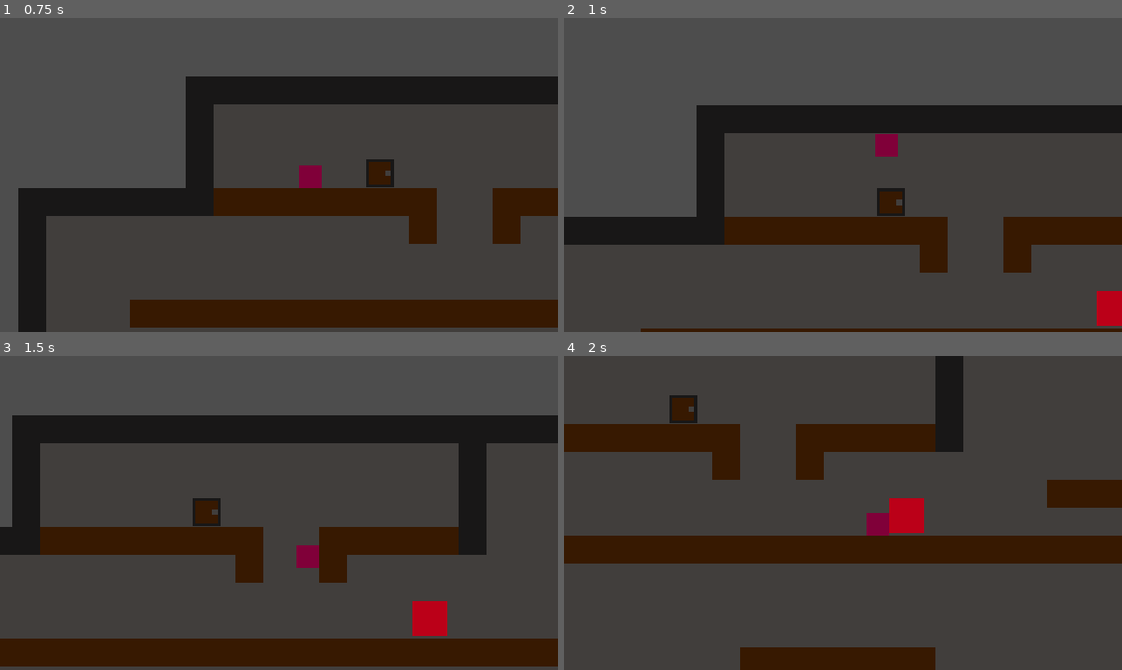
Above: before the commit, frames 1-4 (two rows, left to right).
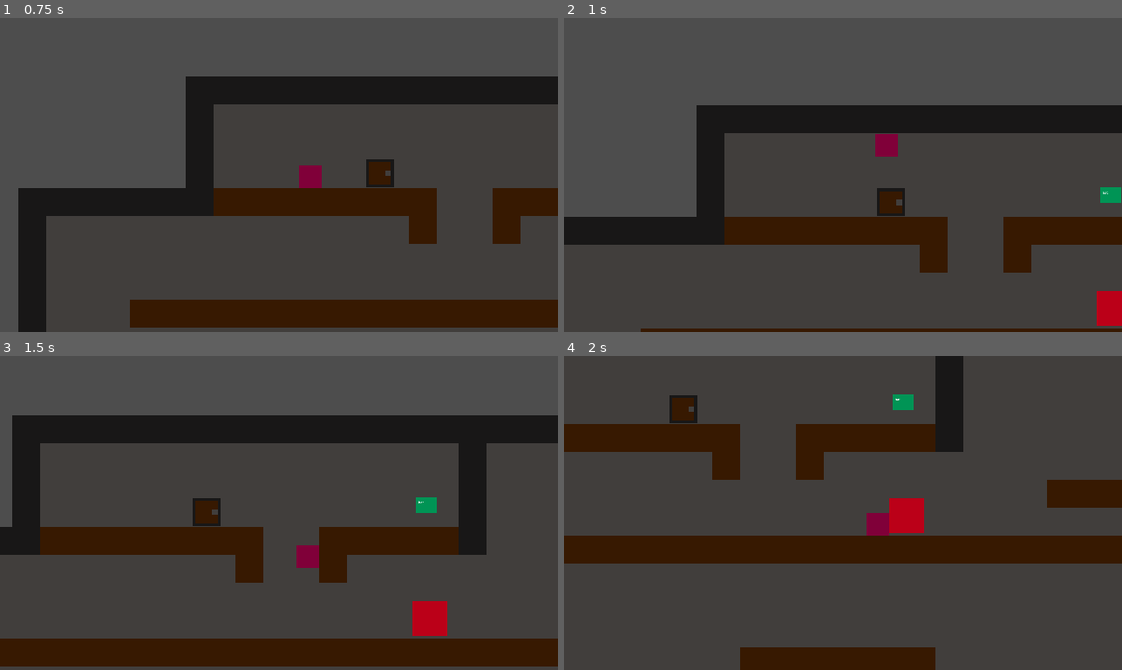
Above: after the commit, the same moments.

Repository: violetstone17/mr.-crowley
Game: Godot game, scene res://scenes/dungeon_layer.tscn
Same seed, same stepped clock (60 frames per second), same inputs: the game is played once before the commit and once after it.
Inputs (mouse positions are in pixels of both pictures, inside the frame that each line leads up to):
- Up to frame 1 (0.75 s): move the mouse to (401, 159) at 0.52 s; hold D (moveRight) from 0.53 s (still down); click (401, 159) at 0.6 s
- Up to frame 2 (1 s): keep holding D (moveRight); tap Space (jump) at 0.77 s
- Up to frame 3 (1.5 s): keep holding D (moveRight); move the mouse to (167, 528) at 1.27 s; click (167, 528) at 1.35 s
- Up to frame 4 (2 s): keep holding D (moveRight); tap Space (jump) at 1.52 s

Frame 1 is identical in both runs. In frame 2, 0.2% of the frame differs, in the area x 96-100%, y 53-59%; in frame 3, 0.2%; in frame 4, 0.2%.

Commit message:
enemy now attacks and player takes damage!

Diff:
--- a/mr.-crawly/project.godot
+++ b/mr.-crawly/project.godot
@@ -23,7 +23,6 @@
 
 window/size/viewport_width=640
 window/size/viewport_height=360
-window/size/mode=2
 window/size/initial_position=Vector2i(200, 200)
 window/stretch/mode="viewport"
 window/stretch/aspect="expand"
@@ -64,9 +63,12 @@
 [layer_names]
 
 2d_physics/layer_1="World"
-2d_physics/layer_2="Player"
-2d_physics/layer_3="Enemies"
-2d_physics/layer_4="Doors n shit"
+2d_physics/layer_2="Enemy Hurtbox"
+2d_physics/layer_3="Player Hitbox"
+2d_physics/layer_4="Player Hurtbox"
+2d_physics/layer_5="Enemy Hitbox"
+2d_physics/layer_6="Player Body"
+2d_physics/layer_7="Enemy Body"
 
 [physics]
 
--- a/mr.-crawly/scenes/door.tscn
+++ b/mr.-crawly/scenes/door.tscn
@@ -18,14 +18,14 @@
 
 [node name="StaticBody2D" type="StaticBody2D" parent="." unique_id=1344824776]
 visible = false
-collision_layer = 8
-collision_mask = 2
+collision_mask = 32
 
 [node name="CollisionShape2D" type="CollisionShape2D" parent="StaticBody2D" unique_id=1097943523]
 position = Vector2(160, 160)
 shape = SubResource("RectangleShape2D_w600r")
 
 [node name="Area2D" type="Area2D" parent="." unique_id=1610544103]
+collision_mask = 32
 
 [node name="CollisionShape2D" type="CollisionShape2D" parent="Area2D" unique_id=2142554718]
 position = Vector2(160.5, 160)
--- a/mr.-crawly/scenes/dungeon_layer.tscn
+++ b/mr.-crawly/scenes/dungeon_layer.tscn
@@ -40,5 +40,7 @@
 [node name="bat" parent="." unique_id=22917944 instance=ExtResource("5_5kepm")]
 position = Vector2(714, 399)
 scale = Vector2(4, 4)
-collision_layer = 4
-collision_mask = 3
+
+[node name="bat2" parent="." unique_id=458026080 instance=ExtResource("5_5kepm")]
+position = Vector2(443, 71)
+scale = Vector2(3, 3)
--- a/mr.-crawly/scenes/enemyScenes/bat.tscn
+++ b/mr.-crawly/scenes/enemyScenes/bat.tscn
@@ -1,6 +1,7 @@
 [gd_scene format=3 uid="uid://hysvku473crl"]
 
-[ext_resource type="Script" uid="uid://cj21qnxfj2jvk" path="res://scripts/enemyScripts/bat.gd" id="1_vfwf1"]
+[ext_resource type="Script" uid="uid://cj21qnxfj2jvk" path="res://scripts/enemyScripts/enemies/bat.gd" id="1_vfwf1"]
+[ext_resource type="Script" uid="uid://b6m7nf6ypdbdo" path="res://scripts/enemyScripts/enemyHitbox.gd" id="2_ahuk6"]
 
 [sub_resource type="RectangleShape2D" id="RectangleShape2D_qea5b"]
 size = Vector2(8, 6)
@@ -8,13 +9,21 @@
 [sub_resource type="CircleShape2D" id="CircleShape2D_w600r"]
 radius = 40.012497
 
-[node name="bat" type="CharacterBody2D" unique_id=22917944 node_paths=PackedStringArray("detectionRange")]
-collision_layer = 2
+[sub_resource type="RectangleShape2D" id="RectangleShape2D_p01cl"]
+size = Vector2(10, 8)
+
+[sub_resource type="RectangleShape2D" id="RectangleShape2D_w600r"]
+size = Vector2(10, 8.444445)
+
+[sub_resource type="CircleShape2D" id="CircleShape2D_p01cl"]
+radius = 7.0
+
+[node name="bat" type="CharacterBody2D" unique_id=22917944]
+collision_layer = 64
 motion_mode = 1
 script = ExtResource("1_vfwf1")
 maxHealth = 20
 enemyStrength = 5
-detectionRange = NodePath("detectionRange")
 
 [node name="CollisionShape2D" type="CollisionShape2D" parent="." unique_id=438216556]
 shape = SubResource("RectangleShape2D_qea5b")
@@ -46,9 +55,34 @@
 text = "bat"
 metadata/_edit_use_anchors_ = true
 
-[node name="detectionRange" type="Area2D" parent="." unique_id=894667194]
-collision_layer = 4
-collision_mask = 3
+[node name="detectionBox" type="Area2D" parent="." unique_id=894667194]
+collision_layer = 0
+collision_mask = 32
 
-[node name="CollisionShape2D" type="CollisionShape2D" parent="detectionRange" unique_id=558312022]
+[node name="CollisionShape2D" type="CollisionShape2D" parent="detectionBox" unique_id=558312022]
 shape = SubResource("CircleShape2D_w600r")
+
+[node name="hurtbox" type="Area2D" parent="." unique_id=654390672]
+collision_layer = 2
+collision_mask = 4
+
+[node name="CollisionShape2D" type="CollisionShape2D" parent="hurtbox" unique_id=647071955]
+shape = SubResource("RectangleShape2D_p01cl")
+debug_color = Color(0.53204435, 0.41242328, 1, 0.41960785)
+
+[node name="hitbox" type="Area2D" parent="." unique_id=1408489893]
+collision_layer = 16
+collision_mask = 8
+script = ExtResource("2_ahuk6")
+
+[node name="CollisionShape2D" type="CollisionShape2D" parent="hitbox" unique_id=1511659586]
+scale = Vector2(0.9, 0.8)
+shape = SubResource("RectangleShape2D_w600r")
+debug_color = Color(0.9158945, 0.20999351, 0.5051533, 0.41960785)
+
+[node name="attackRange" type="Area2D" parent="." unique_id=875451667]
+collision_layer = 0
+collision_mask = 40
+
+[node name="CollisionShape2D" type="CollisionShape2D" parent="attackRange" unique_id=1522064390]
+shape = SubResource("CircleShape2D_p01cl")
--- a/mr.-crawly/scenes/enemyScenes/dummy_enemy.tscn
+++ b/mr.-crawly/scenes/enemyScenes/dummy_enemy.tscn
@@ -1,6 +1,6 @@
 [gd_scene format=3 uid="uid://b0aojr1olpe3u"]
 
-[ext_resource type="Script" uid="uid://dia1fb08qrs3r" path="res://scripts/enemyScripts/dummy_enemy.gd" id="1_qea5b"]
+[ext_resource type="Script" uid="uid://dia1fb08qrs3r" path="res://scripts/enemyScripts/enemies/dummy_enemy.gd" id="1_qea5b"]
 
 [sub_resource type="RectangleShape2D" id="RectangleShape2D_p01cl"]
 size = Vector2(40, 40)
--- /dev/null
+++ b/mr.-crawly/scenes/enemyScenes/enemyBase.tscn
@@ -0,0 +1,51 @@
+[gd_scene format=3 uid="uid://bfmcf4fvqwjfh"]
+
+[ext_resource type="Script" uid="uid://b1vrn0c40lin0" path="res://scripts/enemyScripts/enemyBase.gd" id="1_x26w2"]
+
+[sub_resource type="RectangleShape2D" id="RectangleShape2D_x26w2"]
+size = Vector2(26, 26)
+
+[sub_resource type="RectangleShape2D" id="RectangleShape2D_v2w87"]
+
+[sub_resource type="RectangleShape2D" id="RectangleShape2D_65c10"]
+
+[sub_resource type="CircleShape2D" id="CircleShape2D_2f2yh"]
+radius = 32.01562
+
+[sub_resource type="CircleShape2D" id="CircleShape2D_w600r"]
+radius = 19.0
+
+[node name="enemyBase" type="CharacterBody2D" unique_id=2016341882]
+collision_layer = 64
+script = ExtResource("1_x26w2")
+
+[node name="CollisionShape2D" type="CollisionShape2D" parent="." unique_id=39825983]
+shape = SubResource("RectangleShape2D_x26w2")
+
+[node name="hitbox" type="Area2D" parent="." unique_id=1066195651]
+collision_layer = 16
+collision_mask = 8
+
+[node name="CollisionShape2D" type="CollisionShape2D" parent="hitbox" unique_id=291556913]
+shape = SubResource("RectangleShape2D_v2w87")
+
+[node name="hurtbox" type="Area2D" parent="." unique_id=1024307368]
+collision_layer = 2
+collision_mask = 0
+
+[node name="CollisionShape2D" type="CollisionShape2D" parent="hurtbox" unique_id=1388397616]
+shape = SubResource("RectangleShape2D_65c10")
+
+[node name="detectionBox" type="Area2D" parent="." unique_id=981526474]
+collision_layer = 0
+collision_mask = 32
+
+[node name="CollisionShape2D" type="CollisionShape2D" parent="detectionBox" unique_id=1474507344]
+shape = SubResource("CircleShape2D_2f2yh")
+
+[node name="attackRange" type="Area2D" parent="." unique_id=1597080338]
+collision_layer = 0
+collision_mask = 32
+
+[node name="CollisionShape2D" type="CollisionShape2D" parent="attackRange" unique_id=644022980]
+shape = SubResource("CircleShape2D_w600r")
--- a/mr.-crawly/scenes/player.tscn
+++ b/mr.-crawly/scenes/player.tscn
@@ -1,6 +1,6 @@
 [gd_scene format=3 uid="uid://cf82iijems8mo"]
 
-[ext_resource type="Script" uid="uid://ibsragkvrd53" path="res://scripts/player.gd" id="1_3vyb7"]
+[ext_resource type="Script" uid="uid://ibsragkvrd53" path="res://scripts/playerScripts/player.gd" id="1_3vyb7"]
 [ext_resource type="Script" uid="uid://c7bdfhjm3omk0" path="res://scripts/playerHitbox.gd" id="2_g2els"]
 
 [sub_resource type="RectangleShape2D" id="RectangleShape2D_w600r"]
@@ -9,10 +9,13 @@
 [sub_resource type="RectangleShape2D" id="RectangleShape2D_p01cl"]
 size = Vector2(78, 74)
 
+[sub_resource type="RectangleShape2D" id="RectangleShape2D_ya78q"]
+size = Vector2(40, 40)
+
 [node name="player" type="CharacterBody2D" unique_id=902986622]
-collision_layer = 2
-collision_mask = 13
+collision_layer = 32
 script = ExtResource("1_3vyb7")
+health = 10
 
 [node name="CollisionShape2D" type="CollisionShape2D" parent="." unique_id=250806966]
 position = Vector2(20, 20)
@@ -28,10 +31,19 @@
 position_smoothing_enabled = true
 
 [node name="hitbox" type="Area2D" parent="." unique_id=442933771]
-collision_layer = 2
+collision_layer = 4
 collision_mask = 2
 script = ExtResource("2_g2els")
 
 [node name="CollisionShape2D" type="CollisionShape2D" parent="hitbox" unique_id=887325072]
 position = Vector2(20, 20)
 shape = SubResource("RectangleShape2D_p01cl")
+
+[node name="hurtbox" type="Area2D" parent="." unique_id=134394941]
+collision_layer = 8
+collision_mask = 16
+
+[node name="CollisionShape2D" type="CollisionShape2D" parent="hurtbox" unique_id=770005750]
+position = Vector2(20, 20)
+scale = Vector2(1.1, 1.1)
+shape = SubResource("RectangleShape2D_ya78q")
--- a/mr.-crawly/scripts/enemyScripts/bat.gd
+++ /dev/null
@@ -1,26 +0,0 @@
-extends "res://scripts/enemyScripts/enemyBase.gd"
-
-
-
-# Called when the node enters the scene tree for the first time.
-func _ready() -> void:
-	maxHealth = 10
-	speed = 100.0 + randf_range(0.0, 5.0)
-	enemyStrength = 5
-	#call to initalize everything together
-	super()
-
-
-# Called every frame. 'delta' is the elapsed time since the previous frame.
-func _process(delta: float) -> void:
-	if player:
-		chase()
-	else:
-		pass
-
-func chase():
-	var target: Vector2 = player.global_position
-
-	target += Vector2(randf_range(-20,20), randf_range(-20,20))
-	velocity = (target - global_position).normalized() * speed
-	move_and_slide()
--- /dev/null
+++ b/mr.-crawly/scripts/enemyScripts/enemies/bat.gd
@@ -0,0 +1,9 @@
+extends EnemyBase
+
+# Called when the node enters the scene tree for the first time.
+func _ready() -> void:
+	maxHealth = 10
+	speed = 100.0 + randf_range(0.0, 5.0)
+	enemyStrength = 5
+	#call to initalize everything together
+	super()
--- a/mr.-crawly/scripts/enemyScripts/dummy_enemy.gd
+++ b/mr.-crawly/scripts/enemyScripts/enemies/dummy_enemy.gd
@@ -8,6 +8,7 @@
 
 # --- STATE
 var health: float
+
 
 # --- NODE REFERENCES
 # The hurtbox: an Area2D covering the enemy's body. It doesn't attack anything —
@@ -21,9 +22,8 @@
 	health = max_health
 	hurtbox.area_entered.connect(_onHurtboxAreaEntered)
 
-
 func _process(delta: float) -> void:
-	print(name, " position: ", global_position)
+	pass
 
 func _onHurtboxAreaEntered(area: Area2D) -> void:
 	if "damage" in area:
--- /dev/null
+++ b/mr.-crawly/scripts/enemyScripts/enemies/skeleton.gd
@@ -0,0 +1 @@
+extends "res://scripts/enemyScripts/enemyBase.gd"
--- a/mr.-crawly/scripts/enemyScripts/enemyBase.gd
+++ b/mr.-crawly/scripts/enemyScripts/enemyBase.gd
@@ -7,33 +7,63 @@
 @export var maxHealth: int = 30
 @export var speed: float = 100.0
 @export var enemyStrength: int = 10
+@export var attackCooldownTime: float = 0.5
+
 
 # -- HITBOX IS TO HIT ENEMY ||| HURTBOX IS DAMAGE RECIEVED FROM ENEMY --
-@export var hitbox: Area2D
-@export var hurtbox: Area2D
-@export var detectionRange: Area2D
+@onready var hitbox: Area2D = $hitbox
+@onready var hurtbox: Area2D = $hurtbox
+@onready var detectionRange: Area2D = $detectionBox
+@onready var attackShape: CollisionShape2D = $hitbox/CollisionShape2D
+@onready var attackRange: Area2D = $attackRange
 
-@export var player: Node2D = null
 
 #track current health
 var currentHealth: int
+var attackCooldown: float
+var player: Node2D = null
+var playerInRange: bool = false
+
+
 
 # Called when the node enters the scene tree for the first time.
 func _ready() -> void:
+	add_to_group("enemy")
+
 	currentHealth = maxHealth
 	detectionRange.body_entered.connect(_onPlayerSpotted)
 	detectionRange.body_exited.connect(_onPlayerLost)
+	hurtbox.area_entered.connect(_onHurtboxAreaEntered)
+	attackRange.body_entered.connect(_onAttackRangeEntered)
+	attackRange.body_exited.connect(_onAttackRangeExited)
 
-#universal take damage function
-func takeDamage(amount: int) -> void:
-	currentHealth -= amount
-	print(name, "took", amount, " damage. Health: ", currentHealth)
-	if currentHealth <= 0:
-		die()
+	attackShape.set_deferred("disabled", true)
 
-func die() -> void:
-	print(name, "has died!")
-	queue_free()
+# Called every frame. 'delta' is the elapsed time since the previous frame.
+func _process(delta: float) -> void:
+	attackCooldown = max(0.0, attackCooldown - delta)
+	if player:
+		#print("chasing player")
+		chase()
+		#print(playerInRange)
+		if playerInRange and attackCooldown == 0.0:
+			print("in attack range")
+			attack()
+	else:
+		pass
+
+func _onAttackRangeEntered(b: Node2D) -> void:
+	print(b, " has entered range")
+	if b.is_in_group("player"):
+		playerInRange = true
+
+func _onAttackRangeExited(b: Node2D) -> void:
+	if b.is_in_group("player"):
+		playerInRange = false
+
+func _onHurtboxAreaEntered(area: Node2D) -> void:
+	if "damage" in area:
+		takeDamage(area.damage)
 
 func _onPlayerSpotted(b: Node2D) -> void:
 	if b.is_in_group("player"):
@@ -42,3 +72,51 @@
 func _onPlayerLost(b: Node2D) -> void:
 	if b == player:
 		player = null #player left range, forget them
+
+func attack() -> void:
+	## 1. Start cooldown immediately, so this frame's press can't retrigger
+	#attackCooldown = attackCooldownTime
+	#hitbox.damage = enemyStrength
+	## 2. Turn hitbox on. when player hurtbox overlapping it this instant will fire its own area_entered signal (and the player handles the rest)
+	## purpose of this method: this script never touches enemy health
+	#attackShape.set_deferred("disabled", false)
+	## 3. Schedule the hitbox to turn off
+	##    A Timer node would also work; a pending call is one less node to wire.
+	##    0.15s is a short "active frames" window, like a real swing arc.
+	##    If you want faster feedback on hit timing, tune this number in the Inspector
+	##    by exporting it like the others.
+	#await get_tree().create_timer(0.15).timeout
+	#attackShape.set_deferred("disabled", true)
+
+	attackCooldown = attackCooldownTime
+	hitbox.damage = enemyStrength
+	print("BAT SWING: shape enabled, damage = ", hitbox.damage)
+	attackShape.set_deferred("disabled", false)
+	await get_tree().physics_frame
+	await get_tree().physics_frame
+	for a in hitbox.get_overlapping_areas():
+		print("overlapping: ", a.get_parent().name, "/", a.name)
+	print("shape disabled: ", attackShape.disabled,
+	" | monitorable: ", hitbox.monitorable,
+	" | overlapping: ", hitbox.get_overlapping_areas())
+	await get_tree().create_timer(0.15).timeout
+	attackShape.set_deferred("disabled", true)
+
+# finds direct vector to player and moves accordingy
+func chase():
+	var target: Vector2 = player.global_position
+
+	target += Vector2(randf_range(-20,20), randf_range(-20,20))
+	velocity = (target - global_position).normalized() * speed
+	move_and_slide()
+
+#universal take damage function
+func takeDamage(amount: int) -> void:
+	currentHealth -= amount
+	print(name, " took ", amount, " damage. Health: ", currentHealth)
+	if currentHealth <= 0:
+		die()
+
+func die() -> void:
+	print(name, " has died!")
+	queue_free()
--- /dev/null
+++ b/mr.-crawly/scripts/enemyScripts/enemyHitbox.gd
@@ -0,0 +1,2 @@
+extends Area2D
+@export var damage: int = 10
--- a/mr.-crawly/scripts/player.gd
+++ b/mr.-crawly/scripts/playerScripts/player.gd
@@ -4,16 +4,19 @@
 @export var speed = 300.0
 @export var baseAttackDamage: int = 10
 @export var attackCooldownTime: float = 0.5 #seconds between swings
+@export var health: int = 100
+@export var iframeDuration: float = 5
 
 # --- STATE
 var attackCooldown: float = 0.0 	#counts down to 0; 0 means 'can attack'
+var iframes: float
 
 # --- NODE REFERENCES
 # the hitbox Area2D that sits infront of the player
-@onready var attackHitbox: Area2D = $hitbox
-
-# The hitbox's shape. We disable/enable the SHAPE, never the Area (Lessons Log #5:
-# the on/off switch lives on the shape).
+@onready var hitbox: Area2D = $hitbox
+@onready var hurtbox: Area2D = $hurtbox
+	# The hitbox's shape. We disable/enable the SHAPE, never the Area (Lessons Log #5:
+	# the on/off switch lives on the shape).
 @onready var attackShape: CollisionShape2D = $hitbox/CollisionShape2D
 
 var jumpVelocity = -450.0
@@ -26,11 +29,14 @@
 	#set_deferred bedcause we're in a physics-adjacent context
 	attackShape.set_deferred("disabled", true)
 
+	hurtbox.area_entered.connect(_onHurtboxAreaEntered)
+
 func _physics_process(delta: float) -> void:
 
 	# ---------- ATTACK START
 	#cooldown ticks down every frame, floored at 0
 	attackCooldown = max(0.0, attackCooldown - delta)
+	iframes = max(0.0, iframes - delta)
 
 	#is_action_just_pressed fires ONCE per pressed
 	# (instead of is_action_pressed which fires every frame held)
@@ -79,7 +85,7 @@
 	# 1. Start cooldown immediately, so this frame's press can't retrigger
 	attackCooldown = attackCooldownTime
 
-	attackHitbox.damage = baseAttackDamage #add weapon augmentation here
+	hitbox.damage = baseAttackDamage #add weapon augmentation here
 	# 2. Turn hitbox on. any enemy hurtbox overlapping it this instant will fire its own area_entered signal (and the enemy handles the rest)
 	# purpose of this method: this script never touches enemy health
 	attackShape.set_deferred("disabled", false)
@@ -90,3 +96,23 @@
 	#    by exporting it like the others.
 	await get_tree().create_timer(0.15).timeout
 	attackShape.set_deferred("disabled", true)
+
+func _onHurtboxAreaEntered(area: Area2D) -> void:
+	print("PLAYER hurtbox sees: ", area.name)
+	# <- does this signal fire?
+	if "damage" in area:
+		print("player is damaged: ", area.damage)
+		takeDamage(area.damage)
+
+func takeDamage(amount: int) -> void:
+	if iframes > 0.0:
+		return
+	iframes = iframeDuration
+	health -= amount
+	print(name, " took ", amount, " damage. Health: ", health)
+	if health <= 0:
+		die()
+
+func die() -> void:
+	print(name, " has died!")
+	queue_free()
Renamed: mr.-crawly/scripts/enemyScripts/bat.gd.uid -> mr.-crawly/scripts/enemyScripts/enemies/bat.gd.uid
Renamed: mr.-crawly/scripts/enemyScripts/dummy_enemy.gd.uid -> mr.-crawly/scripts/enemyScripts/enemies/dummy_enemy.gd.uid
Not shown, added: mr.-crawly/scripts/enemyScripts/enemies/skeleton.gd.uid
Not shown, added: mr.-crawly/scripts/enemyScripts/enemyHitbox.gd.uid
Renamed: mr.-crawly/scripts/player.gd.uid -> mr.-crawly/scripts/playerScripts/player.gd.uid
